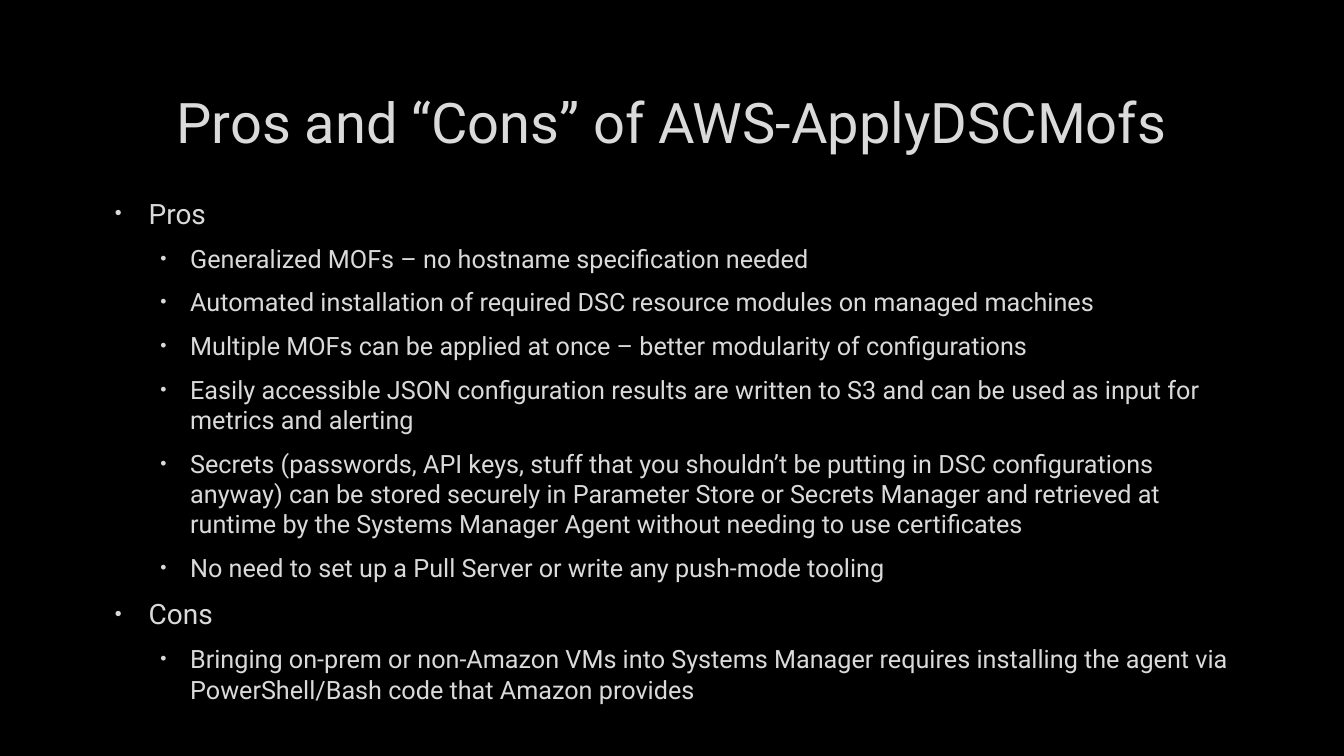
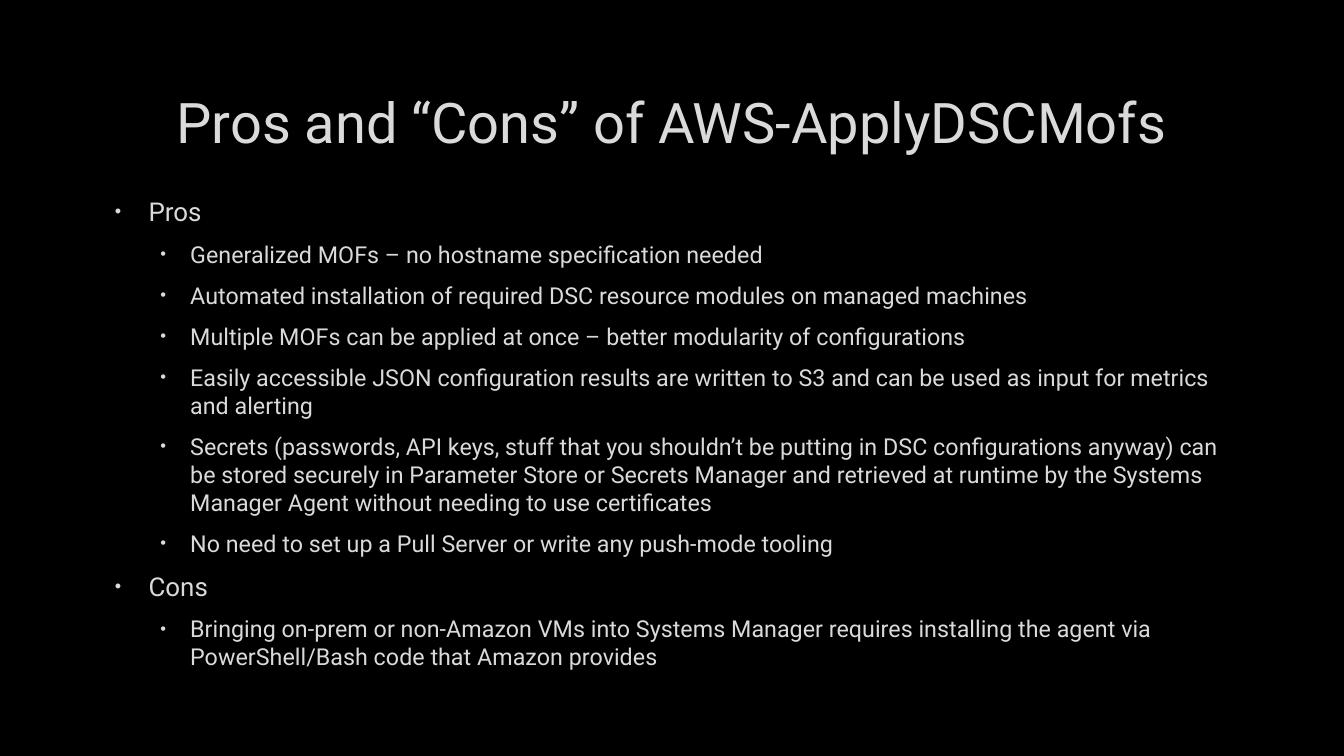
Before and after one commit to mcbobke/AWSPowerShellDemo, a slide deck: slide 11 of AWSPowerShellDemo.pptx. Drawn at 1344x756 pixels with LibreOffice and Linux fonts; fonts in the diff are those of the drawing; background and template pictures are left out. Boxes give left, top, right and bottom in pixels: in the first picture for what was removed or moved away, otherwise in the second. Text is boxed around its words. In the diff, an @@ line names an element or a change of style, - is before the commit and + after.

Commit message:
Small PowerPoint edits

```diff
--- a/AWSPowerShellDemo.pptx
+++ b/AWSPowerShellDemo.pptx
@@ text "Pros" at (149,202,1218,642): size 20 to 18.5 pt in "Pros", "Cons"; size 18 to 16.6 pt @@
```
Also in this commit, not shown: 1 other slide changed.
